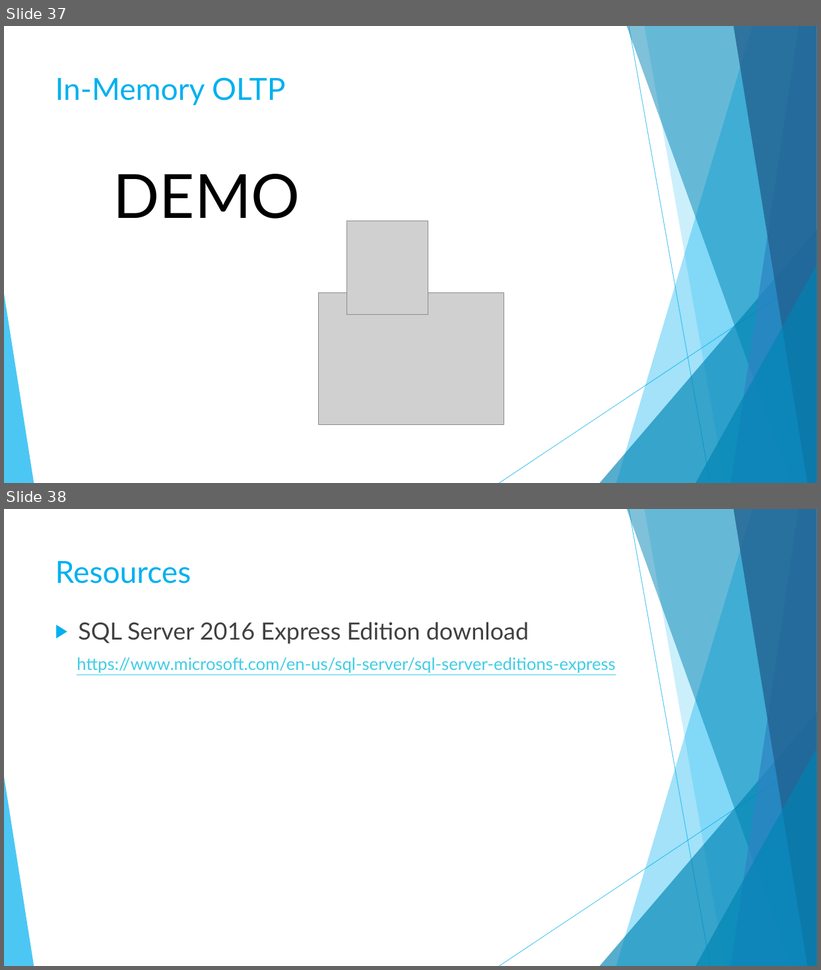
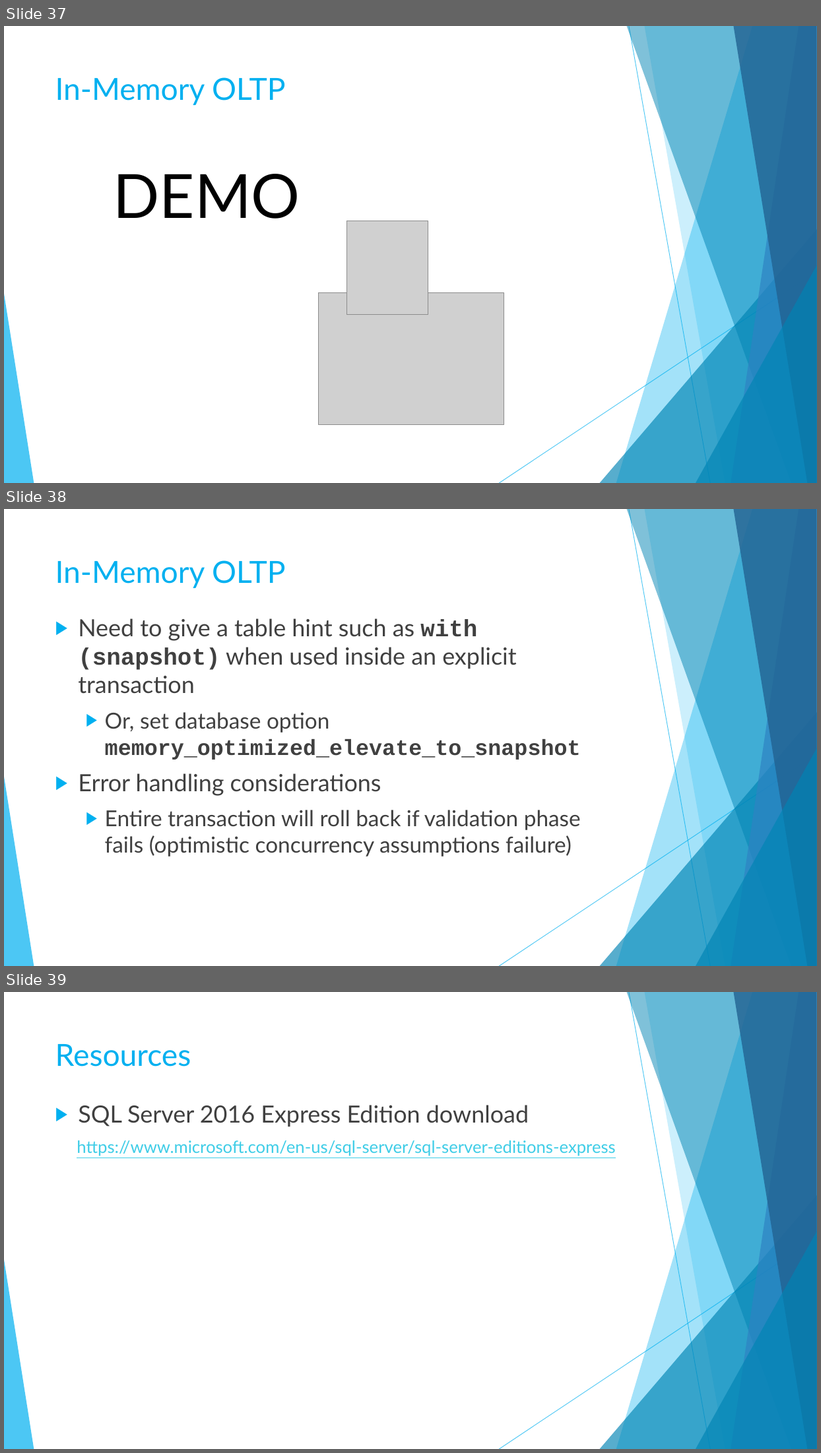
Before and after one commit to sqltran/SevenAwesomeSQLFeatures, a slide deck: AwesomeFreeSQLServerFeatures.pptx. Shown one above the other, each under a label of ours: slides 37 and 38 before the commit, slides 37, 38 and 39 after it. The pictures are 821x970 and 821x1453 pixels, drawn with LibreOffice and Linux fonts; fonts in the diff are those of the drawing; grey boxes stand for pictures. Boxes give left, top, right and bottom in pixels: in the first picture for what was removed or moved away, otherwise in the second. Text is boxed around its words. In the diff, an @@ line names an element or a change of style, - is before the commit and + after.

```diff
--- a/AwesomeFreeSQLServerFeatures.pptx
+++ b/AwesomeFreeSQLServerFeatures.pptx
@@ slide 38 added at <box>4,509,817,966</box>, background #FFFFFF; not listed: 10 template elements that a slide beside it also shows @@
@@ title added at <box>55,560,285,588</box>, 36 pt, text #00B0F0 @@
+In-Memory OLTP
@@ text added at <box>78,619,581,857</box>, 26 pt, text #404040 @@
+▶ Need to give a table hint such as with (snapshot) when used inside an explicit transaction
+  ▶ Or, set database option memory_optimized_elevate_to_snapshot
+▶ Error handling considerations
+  ▶ Entire transaction will roll back if validation phase fails (optimistic concurrency assumptions failure)
@@ what was slide 38 is now slide 39 @@
```
Also in this commit, not shown: 1 slide changed.
